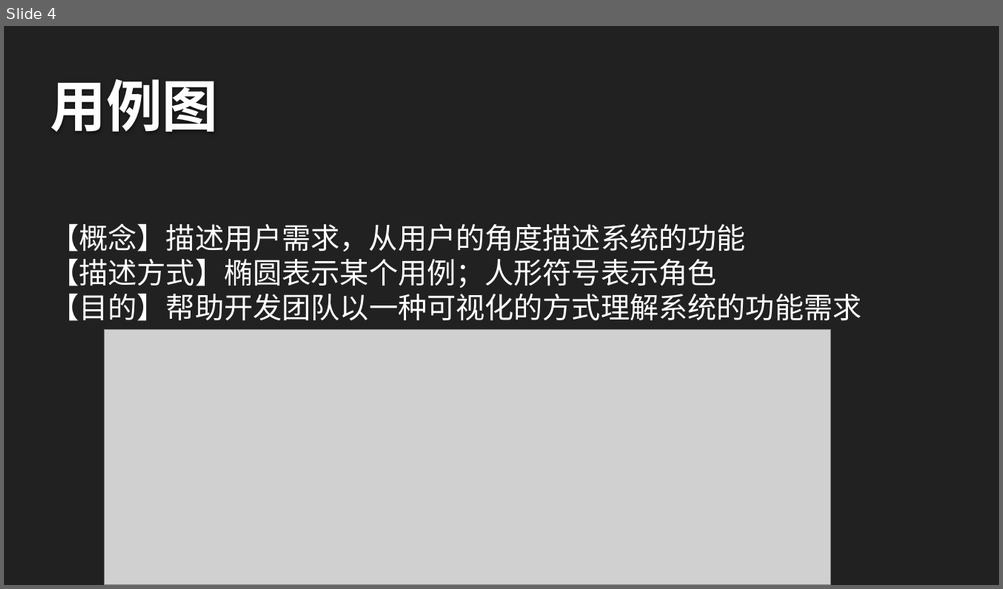
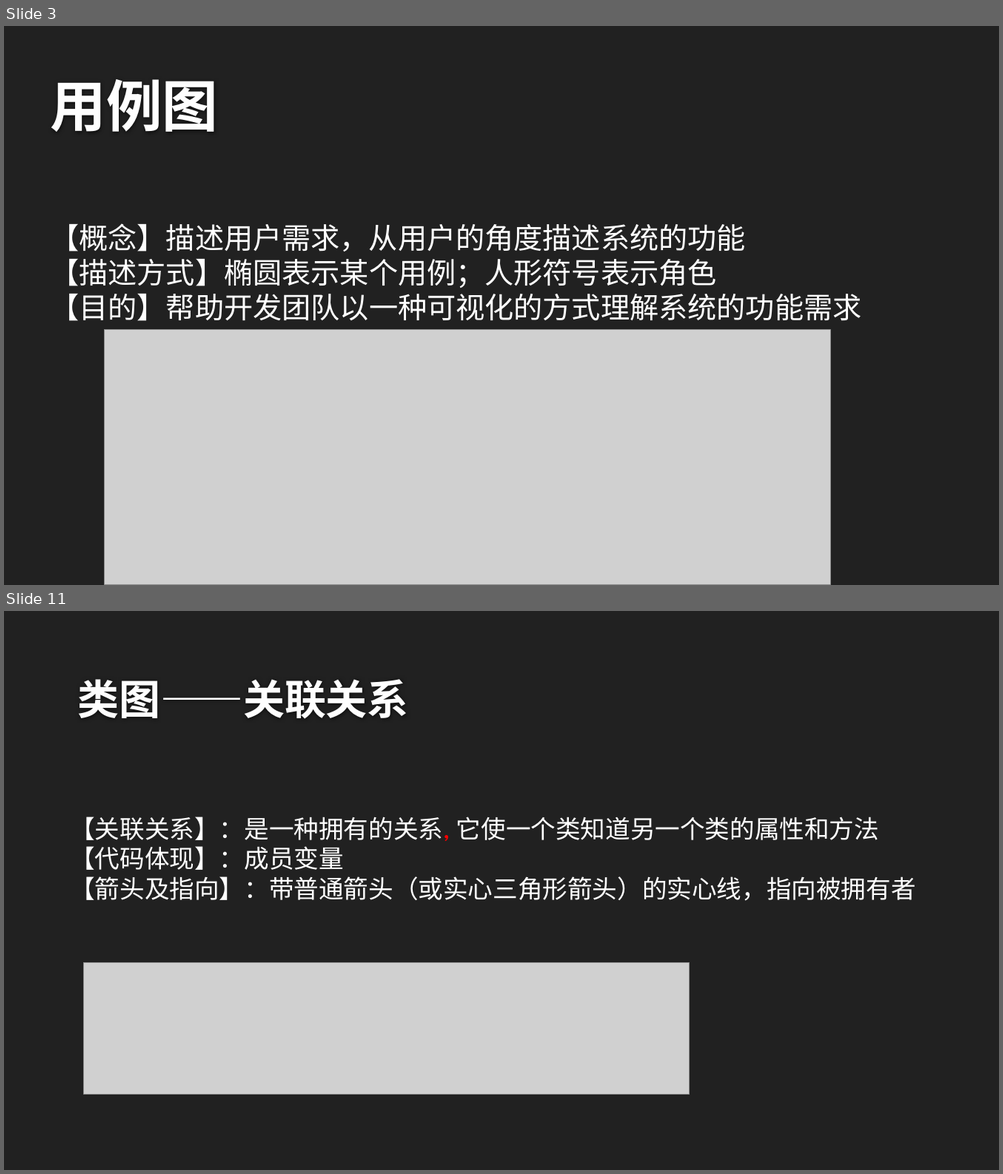
Before and after one commit to twn422/PRD2017, a slide deck: PRD-2017-G24/STW/非受控文件/翻转课堂作业/UML基础1/UML基础Ⅰ.pptx. Shown one above the other, each under a label of ours: slide 4 before the commit, slides 3 and 11 after it; the slides between them are not shown. The pictures are 1003x589 and 1003x1174 pixels, drawn with LibreOffice and Linux fonts; fonts in the diff are those of the drawing; grey boxes stand for pictures; background and template pictures are left out. Boxes give left, top, right and bottom in pixels: in the first picture for what was removed or moved away, otherwise in the second. Text is boxed around its words. In the diff, an @@ line names an element or a change of style, - is before the commit and + after.

```diff
--- a/PRD-2017-G24/STW/非受控文件/翻转课堂作业/UML基础1/UML基础Ⅰ.pptx
+++ b/PRD-2017-G24/STW/非受控文件/翻转课堂作业/UML基础1/UML基础Ⅰ.pptx
@@ slide 11 added at [4, 611, 999, 1170], background #212121 @@
@@ title added at [77, 679, 409, 719], 40 pt, text #FEFEFE, bold @@
+类图——关联关系
@@ text added at [70, 817, 915, 901], 24 pt, text #FFFFFF @@
+【关联关系】：是一种拥有的关系, 它使一个类知道另一个类的属性和方法
+【代码体现】：成员变量
+【箭头及指向】：带普通箭头（或实心三角形箭头）的实心线，指向被拥有者
@@ picture added at [84, 963, 689, 1095] @@
@@ what was slide 4 is now slide 3 @@
```
Also in this commit, not shown: 3 slides changed, 18 other slides added, 15 slides removed, 1 other file.
